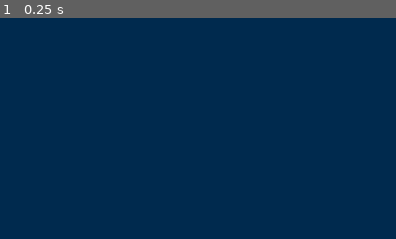
Above: before the commit, frame 1.
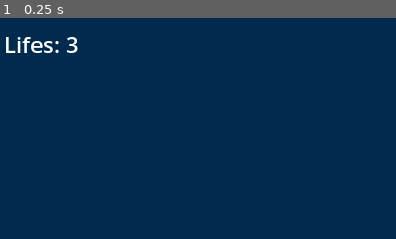
Above: after the commit, the same moment.

Repository: chloechen436/Brick-Breaker
Game: Godot game, scene res://Scenes/main.tscn
The game is run twice, just before and just after one commit, with the same random seed, the same clock (stepped at 60 frames per second) and the same inputs.
Inputs:
- Up to frame 1 (0.25 s): no input
The pictures show only the part of the screen within x 0-50%, y 0-50%; the shares and areas given below are measured in that part.

The runs differ from the first frame. In frame 1, 0.6% of the frame differs, in the area x 1-20%, y 8-16%.

Commit message:
Part 3 done

Diff:
--- a/Scenes/main.tscn
+++ b/Scenes/main.tscn
@@ -1,10 +1,14 @@
-[gd_scene load_steps=4 format=3 uid="uid://bxxqrai47rtxj"]
+[gd_scene load_steps=6 format=3 uid="uid://bxxqrai47rtxj"]
 
+[ext_resource type="PackedScene" uid="uid://ck2km5cic6dpq" path="res://ui.tscn" id="1_glk8k"]
 [ext_resource type="PackedScene" uid="uid://46bsvyuqs1di" path="res://Scenes/paddle.tscn" id="1_uf87g"]
 [ext_resource type="PackedScene" uid="uid://nm5xhn0385pn" path="res://Scenes/ball.tscn" id="2_bhc0i"]
 [ext_resource type="PackedScene" uid="uid://bpcsxqc037elk" path="res://wall.tscn" id="3_oyc8u"]
+[ext_resource type="PackedScene" uid="uid://c1br1jyqfsvva" path="res://death_zone.tscn" id="4_fxvyt"]
 
 [node name="main" type="Node"]
+
+[node name="UI" parent="." instance=ExtResource("1_glk8k")]
 
 [node name="Camera2D" type="Camera2D" parent="."]
 position = Vector2(-1, 0)
@@ -14,9 +18,13 @@
 collision_layer = 2
 camera = NodePath("../Camera2D")
 
-[node name="Ball" parent="." instance=ExtResource("2_bhc0i")]
+[node name="Ball" parent="." node_paths=PackedStringArray("death_zone", "ui") instance=ExtResource("2_bhc0i")]
 position = Vector2(2.08165e-12, 152)
 collision_mask = 14
+ball_speed = 20
+lifes = 3
+death_zone = NodePath("../DeathZone")
+ui = NodePath("../UI")
 
 [node name="Walls" type="Node" parent="."]
 
@@ -33,3 +41,6 @@
 position = Vector2(586, -54)
 rotation = 1.5708
 collision_layer = 4
+
+[node name="DeathZone" parent="." instance=ExtResource("4_fxvyt")]
+position = Vector2(5, 394)
--- a/Scripts/ball.gd
+++ b/Scripts/ball.gd
@@ -1,11 +1,15 @@
 extends CharacterBody2D
 
 class_name Ball
+
+signal life_lost
 
 const VELOCITY_LIMIT = 40
 
 @export var ball_speed = 20
 @export var lifes = 3
+@export var death_zone: DeathZone
+@export var ui: UI
 
 var speed_up_factor = 1.05
 
@@ -14,7 +18,9 @@
 var start_position: Vector2
 
 func _ready():
+	ui.set_lifes(lifes)
 	start_position = position
+	death_zone.life_lost.connect(on_life_lost)
 
 func _physics_process(delta):
 	var collision = move_and_collide(velocity * ball_speed * delta)
@@ -28,3 +34,19 @@
 	randomize()
 
 	velocity = Vector2(randf_range(-1, 1), randf_range(-1, -1)).normalized() * ball_speed
+
+
+func on_life_lost():
+	lifes -= 1
+	if lifes == 0:
+		ui.game_over()
+	else:
+		life_lost.emit()
+		reset_ball()
+		ui.set_lifes(lifes)
+
+
+
+func reset_ball():
+		position = start_position
+		velocity = Vector2.ZERO
--- a/Scripts/paddle.gd
+++ b/Scripts/paddle.gd
@@ -14,6 +14,7 @@
 @onready var collision_shape_2d = $CollisionShape2D
 
 func _ready():
+	ball.life_lost.connect(on_ball_lost)
 	camera_rect = camera.get_viewport_rect()
 	half_paddle_width = collision_shape_2d.shape.get_rect().size.x / 2 * scale.x
 
@@ -41,3 +42,9 @@
 	if direction != Vector2.ZERO && !is_ball_started:
 		ball.start_ball()
 		is_ball_started = true
+
+
+
+func on_ball_lost():
+	is_ball_started = false
+	direction = Vector2.ZERO
--- /dev/null
+++ b/Scripts/ui.gd
@@ -0,0 +1,16 @@
+extends CanvasLayer
+
+class_name UI
+
+@onready var lifes_label = %LifesLabel
+@onready var game_lost_container = $GameLostContainer
+
+
+func set_lifes(lifes: int):
+	lifes_label.text = "Lifes: %d" % lifes
+
+func game_over():
+	game_lost_container.show()
+
+func _on_game_lost_button_pressed():
+	get_tree().reload_current_scene()
--- a/area_2d.tscn
+++ /dev/null
@@ -1,14 +0,0 @@
-[gd_scene load_steps=3 format=3 uid="uid://cfn1qh6plnt6c"]
-
-[ext_resource type="Script" path="res://deathzone.gd" id="1_6232f"]
-
-[sub_resource type="RectangleShape2D" id="RectangleShape2D_krnuk"]
-size = Vector2(1164, 20)
-
-[node name="DeathZone" type="Area2D"]
-script = ExtResource("1_6232f")
-
-[node name="CollisionShape2D" type="CollisionShape2D" parent="."]
-shape = SubResource("RectangleShape2D_krnuk")
-
-[connection signal="body_entered" from="." to="." method="_on_body_entered"]
--- a/deathzone.gd
+++ b/death_zone.gd
@@ -4,6 +4,5 @@
 
 signal life_lost
 
-
 func _on_body_entered(body):
 	life_lost.emit()
--- /dev/null
+++ b/death_zone.tscn
@@ -0,0 +1,14 @@
+[gd_scene load_steps=3 format=3 uid="uid://c1br1jyqfsvva"]
+
+[ext_resource type="Script" path="res://death_zone.gd" id="1_jw185"]
+
+[sub_resource type="RectangleShape2D" id="RectangleShape2D_bmnvj"]
+size = Vector2(1164, 20)
+
+[node name="DeathZone" type="Area2D"]
+script = ExtResource("1_jw185")
+
+[node name="CollisionShape2D" type="CollisionShape2D" parent="."]
+shape = SubResource("RectangleShape2D_bmnvj")
+
+[connection signal="body_entered" from="." to="." method="_on_body_entered"]
--- /dev/null
+++ b/ui.tscn
@@ -0,0 +1,66 @@
+[gd_scene load_steps=3 format=3 uid="uid://ck2km5cic6dpq"]
+
+[ext_resource type="Script" path="res://Scripts/ui.gd" id="1_1u0ss"]
+
+[sub_resource type="StyleBoxFlat" id="StyleBoxFlat_dawuk"]
+bg_color = Color(0.67451, 0.847059, 0.996078, 1)
+
+[node name="UI" type="CanvasLayer"]
+script = ExtResource("1_1u0ss")
+
+[node name="MarginContainer" type="MarginContainer" parent="."]
+anchors_preset = 15
+anchor_right = 1.0
+anchor_bottom = 1.0
+grow_horizontal = 2
+grow_vertical = 2
+theme_override_constants/margin_left = 16
+theme_override_constants/margin_top = 16
+theme_override_constants/margin_right = 16
+theme_override_constants/margin_bottom = 16
+
+[node name="HBoxContainer" type="HBoxContainer" parent="MarginContainer"]
+layout_mode = 2
+
+[node name="LifesLabel" type="Label" parent="MarginContainer/HBoxContainer"]
+unique_name_in_owner = true
+texture_filter = 1
+layout_mode = 2
+size_flags_horizontal = 0
+size_flags_vertical = 0
+theme_override_font_sizes/font_size = 32
+text = "Lifes: 3"
+
+[node name="GameLostContainer" type="CenterContainer" parent="."]
+visible = false
+anchors_preset = 15
+anchor_right = 1.0
+anchor_bottom = 1.0
+grow_horizontal = 2
+grow_vertical = 2
+
+[node name="Panel" type="Panel" parent="GameLostContainer"]
+custom_minimum_size = Vector2(300, 300)
+layout_mode = 2
+theme_override_styles/panel = SubResource("StyleBoxFlat_dawuk")
+
+[node name="VBoxContainer" type="VBoxContainer" parent="GameLostContainer/Panel"]
+layout_mode = 1
+anchors_preset = 15
+anchor_right = 1.0
+anchor_bottom = 1.0
+grow_horizontal = 2
+grow_vertical = 2
+alignment = 1
+
+[node name="Label" type="Label" parent="GameLostContainer/Panel/VBoxContainer"]
+layout_mode = 2
+text = "YOU HAVE LOST!!"
+horizontal_alignment = 1
+vertical_alignment = 1
+
+[node name="GameLostButton" type="Button" parent="GameLostContainer/Panel/VBoxContainer"]
+layout_mode = 2
+text = "RESTART GAME!!"
+
+[connection signal="pressed" from="GameLostContainer/Panel/VBoxContainer/GameLostButton" to="." method="_on_game_lost_button_pressed"]
